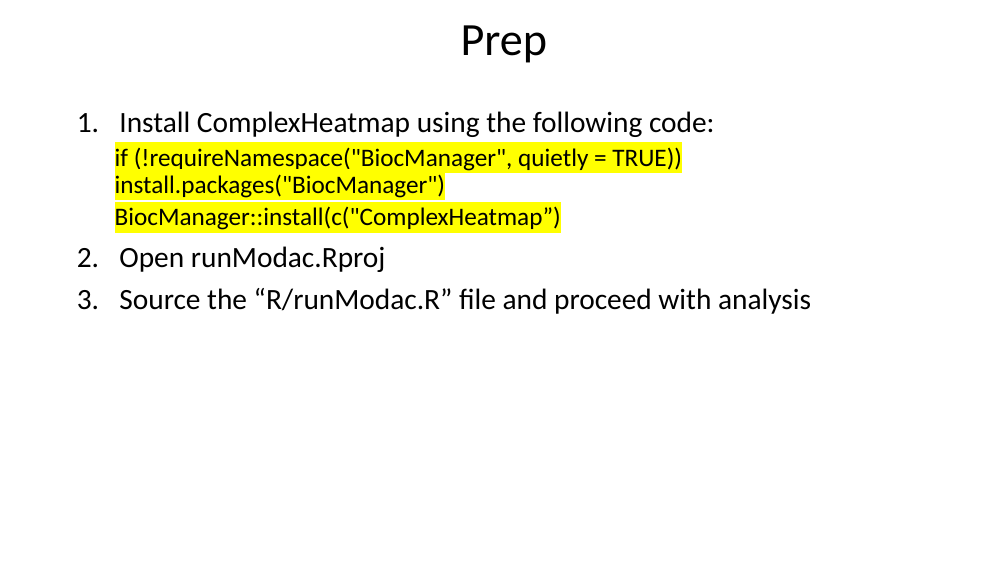
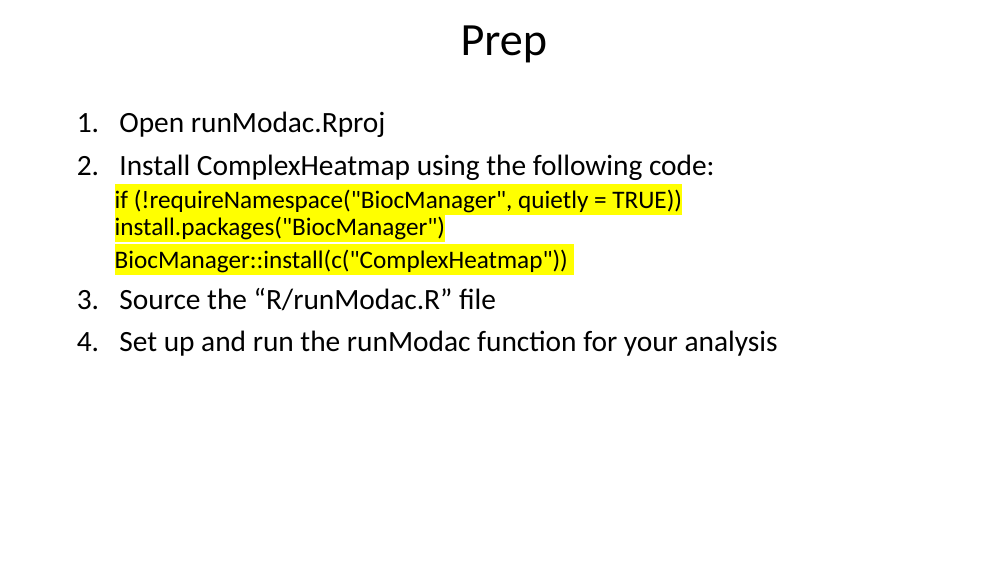
Before and after one commit to CoarfaBCM/runModac, a slide deck: slide 2 of Readme/IntroToModac.pptx. Drawn at 1008x567 pixels with LibreOffice and Linux fonts; fonts in the diff are those of the drawing. Boxes give left, top, right and bottom in pixels: in the first picture for what was removed or moved away, otherwise in the second. Text is boxed around its words. In the diff, an @@ line names an element or a change of style, - is before the commit and + after.

Commit message:
Update IntroToModac.pptx
updated the readme pptx

```diff
--- a/Readme/IntroToModac.pptx
+++ b/Readme/IntroToModac.pptx
@@ text at box(119, 111, 386, 137): paragraph added @@
+1. Open runModac.Rproj
@@ text at box(115, 249, 778, 356): text changed @@
-  BiocManager::install(c("ComplexHeatmap”)
-2. Open runModac.Rproj
-3. Source the “R/runModac.R” file and proceed with analysis
+  BiocManager::install(c("ComplexHeatmap"))
+3. Source the “R/runModac.R” file
+4. Set up and run the runModac function for your analysis
```
